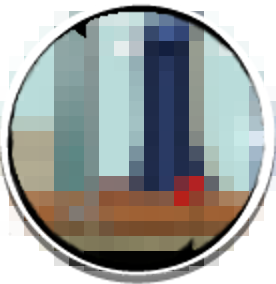
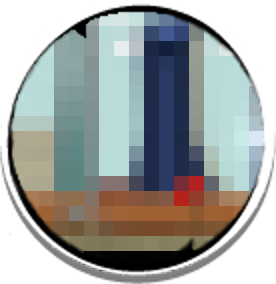
Before/after of a 276x284 layered artwork. What changed in the layer stack:
painted on "03_lockedBackground" over [0, 11, 276, 271]
